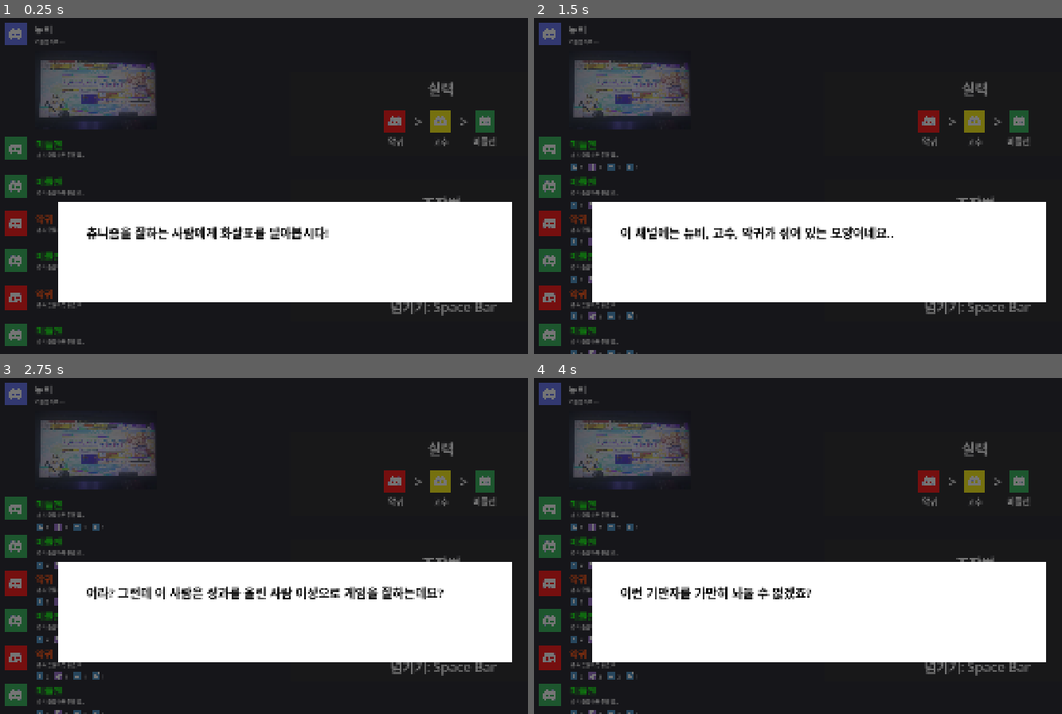
Above: before the commit, frames 1-4 (two rows, left to right).
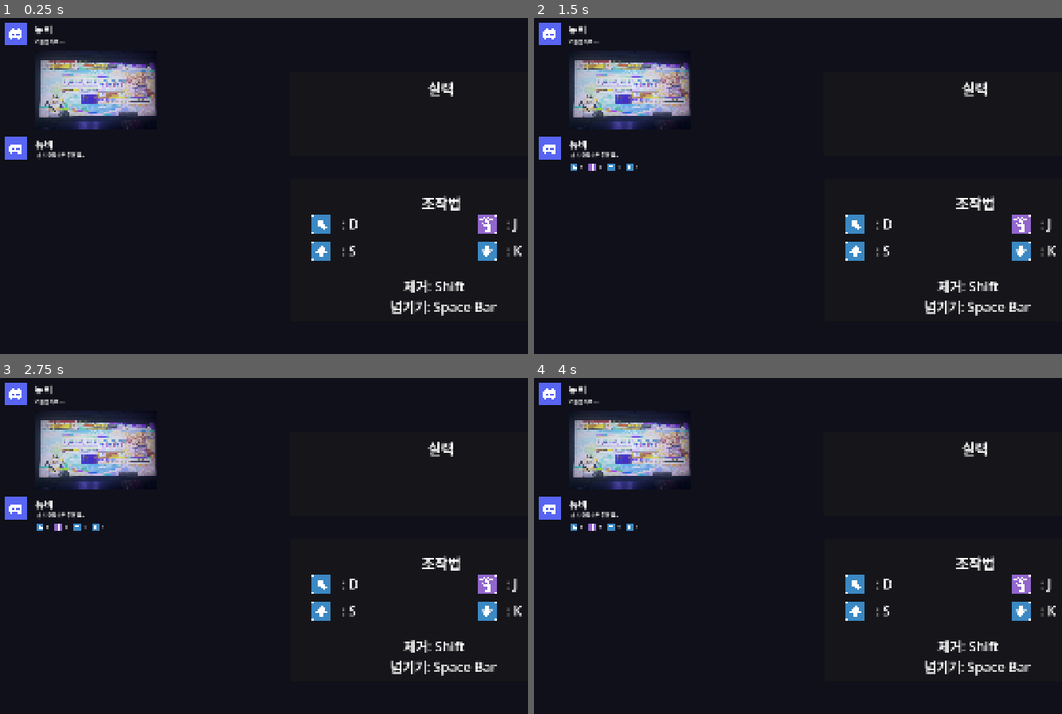
Above: after the commit, the same moments.

Repository: junu192857/Arrow-Game
Game: Godot game, scene res://Scenes/Ingame.tscn
Same seed, same stepped clock (60 frames per second), same inputs: the game is played once before the commit and once after it.
Inputs:
- Up to frame 1 (0.25 s): no input
- Up to frame 2 (1.5 s): tap Enter at 0.5 s; hold D 0.53-1.28 s; tap J at 0.6 s; tap Space at 0.77, 1.25 s; hold S from 1.28 s (still down); tap K at 1.35 s
- Up to frame 3 (2.75 s): tap Space at 1.52 s; tap Enter at 2, 2.1 s; release S at 2.03 s; hold D from 2.03 s (still down)
- Up to frame 4 (4 s): tap Space at 2.75, 3.02, 3.77 s; tap Shift at 2.85 s; tap Enter at 3.5 s; release D at 3.53 s; hold S from 3.53 s (still down); tap J at 3.6 s

The runs differ from the first frame. In frame 1, 34% of the frame differs, in the area x 0-99%, y 1-98%; in frame 2, 34%; in frame 3, 34%; in frame 4, 34%, in the area x 0-99%, y 1-100%.
Error after the commit: Parse Error: Function "show_information_record()" not found in base self. (res://Scripts/LevelManager.gd:33)

Commit message:
이제 무조건 랜덤이 아니라 스킬을 정해서 생성 가능!

Diff:
--- a/arrow-game/Scripts/LevelManager.gd
+++ b/arrow-game/Scripts/LevelManager.gd
@@ -11,6 +11,13 @@
 const RECORD_CHATTING_SCENE := preload("res://Prefabs/record_chatting.tscn")
 var target_count
 
+var _target_base_anchor_top: float
+var _target_base_anchor_bottom: float
+var _target_anchor_step: float
+var _target_base_ready: bool = false
+
+var target_chattings: Array[Chatting]
+
 func _ready():
 	level = 0
 	start_new_level()
@@ -23,13 +30,20 @@
 	$SkillPanel.set_skill_guide(level)
 	$InformationPanel.visible = true
 	$InformationPanel/InformationManager.show_information(level)
+	show_information_record(level)
+	show_information_chatting(level)
 	start_new_stage()
 
 func start_new_stage():
 	stage += 1
+	target_chattings.clear()
 	for child in $GamePanel.get_children():
 		child.queue_free()
+	_create_record()
+	target_count = max(10, level)
+	_create_targets(target_count, true)
 
+func _create_record() -> void:
 	var record := RECORD_CHATTING_SCENE.instantiate() as Chatting
 	$GamePanel.add_child(record)
 	record.anchor_left = 0.05
@@ -41,23 +55,24 @@
 	record.offset_right = -0.631958
 	record.offset_bottom = 0.5359802
 
-	var base_anchor_top: float
-	var base_anchor_bottom: float
-	var anchor_step: float
+func _create_target(index: int, skill: Chatting.Skill) -> Chatting:
+	var target := TARGET_CHATTING_SCENE.instantiate() as Chatting
+	$GamePanel.add_child(target)
+	if not _target_base_ready:
+		_target_base_anchor_top = target.anchor_top
+		_target_base_anchor_bottom = target.anchor_bottom
+		_target_anchor_step = _target_base_anchor_bottom - _target_base_anchor_top
+		_target_base_ready = true
+	target.anchor_top = _target_base_anchor_top + index * _target_anchor_step
+	target.anchor_bottom = _target_base_anchor_bottom + index * _target_anchor_step
+	target.setup(skill)
+	return target
 
-	target_count = max(10, level)
-
-	for i in range(target_count):
-		var target := TARGET_CHATTING_SCENE.instantiate() as Chatting
-		$GamePanel.add_child(target)
-		if i == 0:
-			base_anchor_top = target.anchor_top
-			base_anchor_bottom = target.anchor_bottom
-			anchor_step = base_anchor_bottom - base_anchor_top
-		else:
-			target.anchor_top = base_anchor_top + i * anchor_step
-			target.anchor_bottom = base_anchor_bottom + i * anchor_step
-		target.setup(_random_target_skill())
+func _create_targets(count: int, ingame: bool) -> void:
+	for i in range(count):
+		var chatting = _create_target(i, _random_target_skill())
+		if ingame:
+			target_chattings.append(chatting)
 
 func _random_target_skill() -> Chatting.Skill:
 	var pool: Array[Chatting.Skill] = [Chatting.Skill.Demon, Chatting.Skill.Pro, Chatting.Skill.Middleman]
@@ -66,3 +81,9 @@
 	if level >= 10:
 		pool.append(Chatting.Skill.Newbie)
 	return pool[randi() % pool.size()]
+
+func show_information_level(p_level: int):
+	pass
+
+func show_information_chatting(p_level: int):
+	pass
Not shown, added: splitcreatefunctions.patch
Not shown, added: splitcreatetarget.patch
